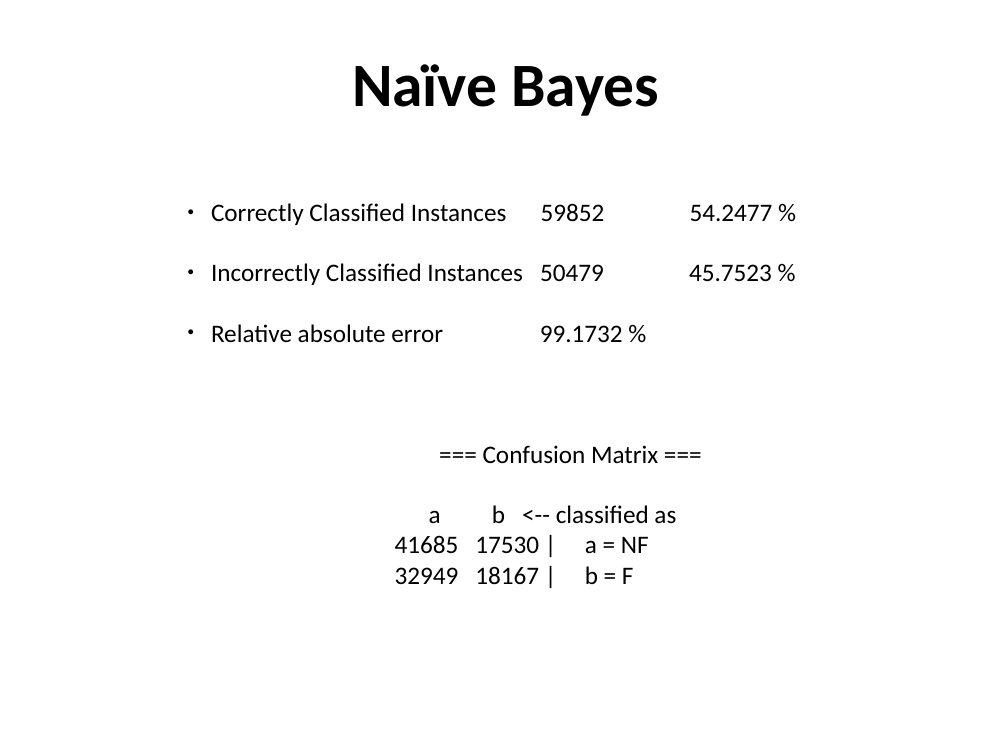
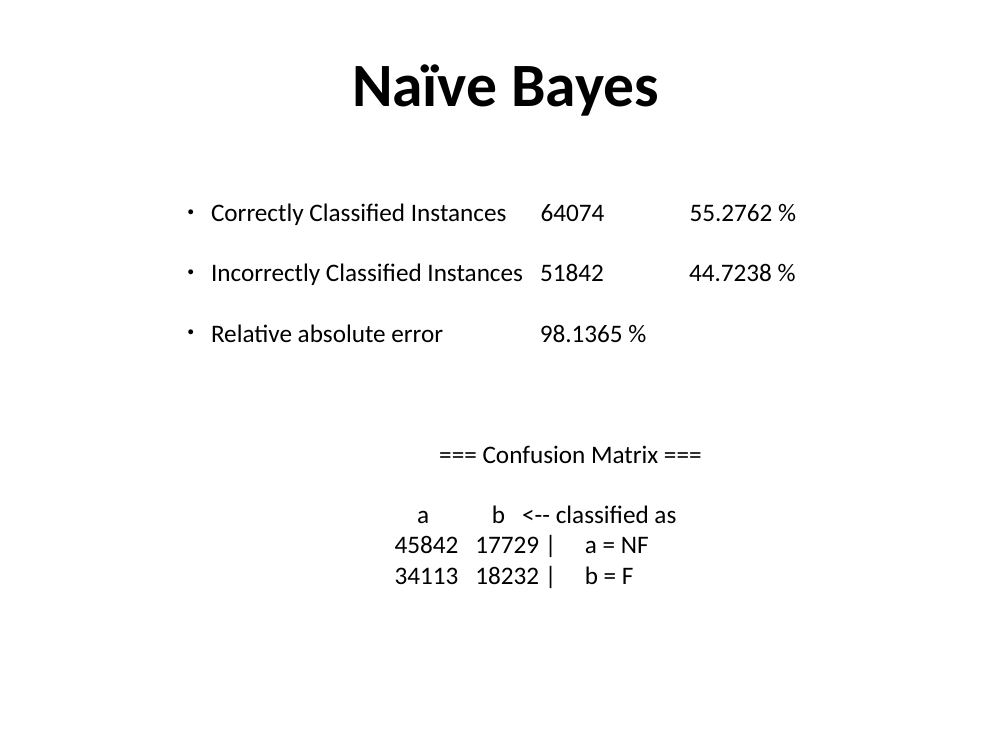
Before and after one commit to SRvSaha/Medical_Data_Analysis, a slide deck: slide 7 of Presentation/class_freq_3_drug.pptx. Drawn at 1008x756 pixels with LibreOffice and Linux fonts; fonts in the diff are those of the drawing. Boxes give left, top, right and bottom in pixels: in the first picture for what was removed or moved away, otherwise in the second. Text is boxed around its words. In the diff, an @@ line names an element or a change of style, - is before the commit and + after.

```diff
--- a/Presentation/class_freq_3_drug.pptx
+++ b/Presentation/class_freq_3_drug.pptx
@@ text at box(211, 203, 773, 343): text changed @@
-● Correctly Classified Instances 59852 54.2477 %
-● Incorrectly Classified Instances 50479 45.7523 %
-● Relative absolute error 99.1732 %
+● Correctly Classified Instances 64074 55.2762 %
+● Incorrectly Classified Instances 51842 44.7238 %
+● Relative absolute error 98.1365 %
@@ text at box(395, 535, 649, 585): text changed @@
-        41685 17530 | a = NF
-        32949 18167 | b = F
+        45842 17729 | a = NF
+        34113 18232 | b = F
```
Also in this commit, not shown: 10 other slides changed, 1 other file.
